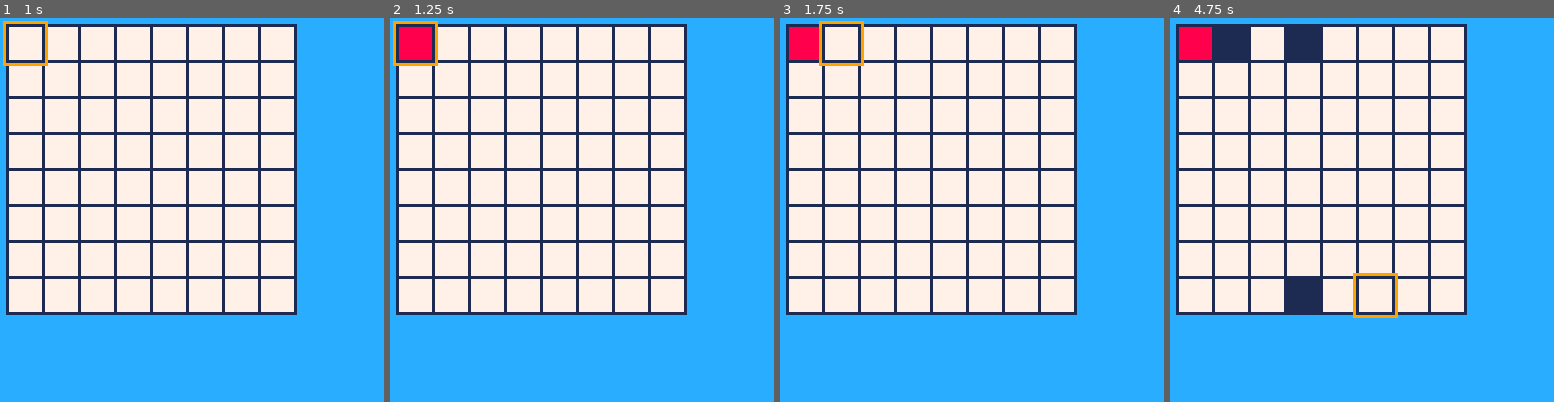
Above: before the commit, frames 1-4 (left to right).
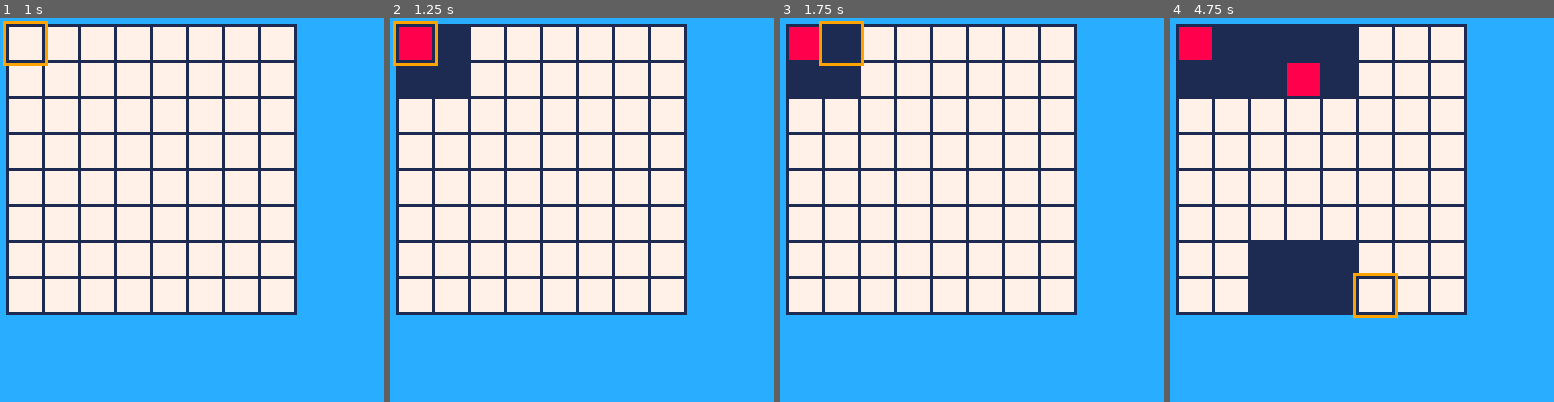
Above: after the commit, the same moments.

Repository: TheSailor1/PICO-8
Game: PICO-8 cartridge gem/gem.p8
The game is run twice, just before and just after one commit, with the same random seed, the same clock (stepped at 60 frames per second) and the same inputs.
Inputs:
- Up to frame 1 (1 s): tap X (X key) at 0.33 s; tap O (Z key) at 0.7 s
- Up to frame 2 (1.25 s): tap X (X key) at 1.07 s
- Up to frame 3 (1.75 s): hold Right from 1.6 s (still down); tap O (Z key) at 1.7 s
- Up to frame 4 (4.75 s): tap X (X key) at 1.85, 2.97, 4.08 s; release Right at 2.1 s; tap O (Z key) every 0.4 s from 2.1 to 4.5 s; hold Up 2.15-2.42 s; hold Right 2.47-3.03 s; hold Left 3.08-3.58 s; hold Down 3.63-3.97 s; hold Right 4.02-4.68 s; hold Up from 4.73 s (still down)

Frame 1 is identical in both runs. In frame 2, 2.1% of the frame differs, in the area x 2-21%, y 2-21%; in frame 3, 2.1%; in frame 4, 8.8%, in the area x 2-49%, y 2-77%.

Commit message:
Tile reveal pattern works

Diff:
--- a/gem/gem.p8
+++ b/gem/gem.p8
@@ -22,7 +22,7 @@
 	--★
 	local i
 	for i=1,#debug do
-		print(debug[i],2,2+(i*6),7)
+		print(debug[i],2,102+(i*6),7)
 	end
 end
 -->8
@@ -138,16 +138,107 @@
 
 function opentile()
 	local t
-	for t in all(tiles) do
+	for t=1,#tiles do
 		if (btnp(❎)) then
-			if (curx*size==t.id_x
-			and cury*size==t.id_y
-			and not t.revealed) then
-				t.revealed=true
+			if (curx*size==tiles[t].id_x
+			and cury*size==tiles[t].id_y
+			and not tiles[t].revealed) then
+				tiles[t].revealed=true
+				checkaround(t)
 			end
+
 		end--if
 	end
 end--opentile
+
+function checkaround(_t)
+	local u,d,l,r,tl,tr,bl,br
+
+	--above _t
+	if tiles[_t].id_y~=0 then
+		u=_t-1
+	else
+		u=_t
+	end
+	if not tiles[u].revealed then
+		tiles[u].revealed=true
+	end
+
+	--below _t
+	if tiles[_t].id_y~=84 then
+		d=_t+1
+	else
+		d=_t
+	end
+	if not tiles[d].revealed then
+		tiles[d].revealed=true
+	end
+
+	--left of _t
+	if tiles[_t].id_x~=0 then
+		l=_t-8
+	else
+		l=_t
+	end
+	if not tiles[l].revealed then
+		tiles[l].revealed=true
+	end
+
+	--right of _t
+	if tiles[_t].id_x~=84 then
+		r=_t+8
+	else
+		r=_t
+	end
+	if not tiles[r].revealed then
+		tiles[r].revealed=true
+	end
+
+
+	--topleft of _t
+	if tiles[_t].id_y~=0 and
+	tiles[_t].id_x~=0 then
+		tl=_t-9
+	else
+		tl=_t
+	end
+	if not tiles[tl].revealed then
+		tiles[tl].revealed=true
+	end
+
+	--topright of _t
+	if tiles[_t].id_y~=0 and
+	tiles[_t].id_x~=84 then
+		tr=_t+7
+	else
+		tr=_t
+	end
+	if not tiles[tr].revealed then
+		tiles[tr].revealed=true
+	end
+
+	--btmleft of _t
+	if tiles[_t].id_y~=84 and
+	tiles[_t].id_x~=0 then
+		bl=_t-7
+	else
+		bl=_t
+	end
+	if not tiles[bl].revealed then
+		tiles[bl].revealed=true
+	end
+
+	--btmright of _t
+	if tiles[_t].id_y~=84 and
+	tiles[_t].id_x~=84 then
+		br=_t+9
+	else
+		br=_t
+	end
+	if not tiles[br].revealed then
+		tiles[br].revealed=true
+	end
+end--checkaround()
 
 function movecursor()
 	if btnp(➡️) then
